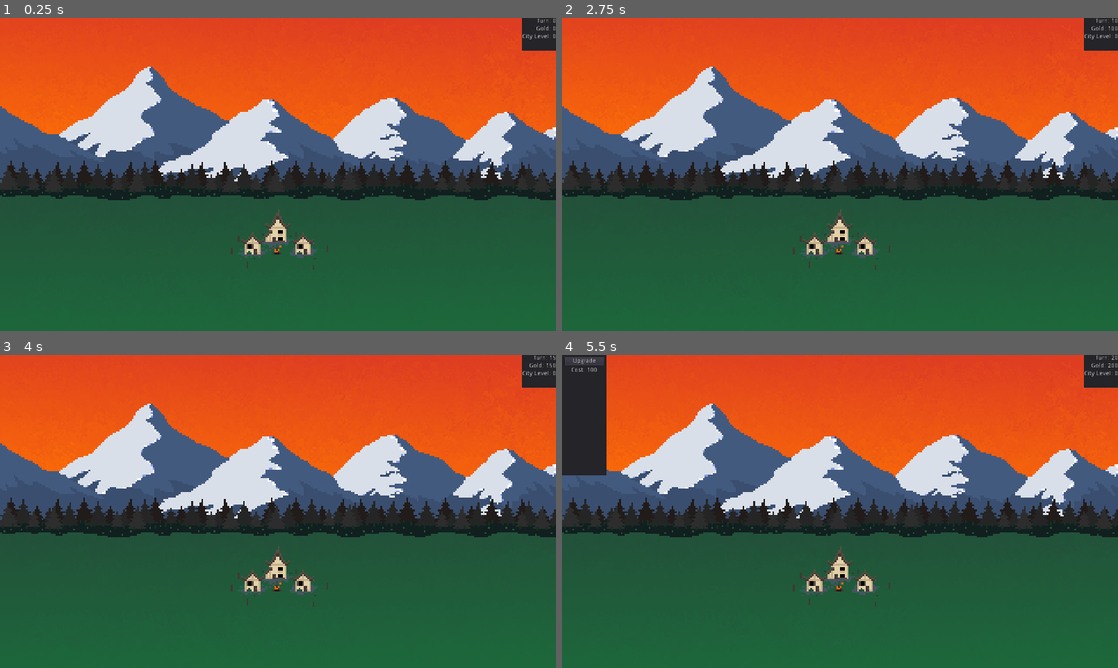
Above: before the commit, frames 1-4 (two rows, left to right).
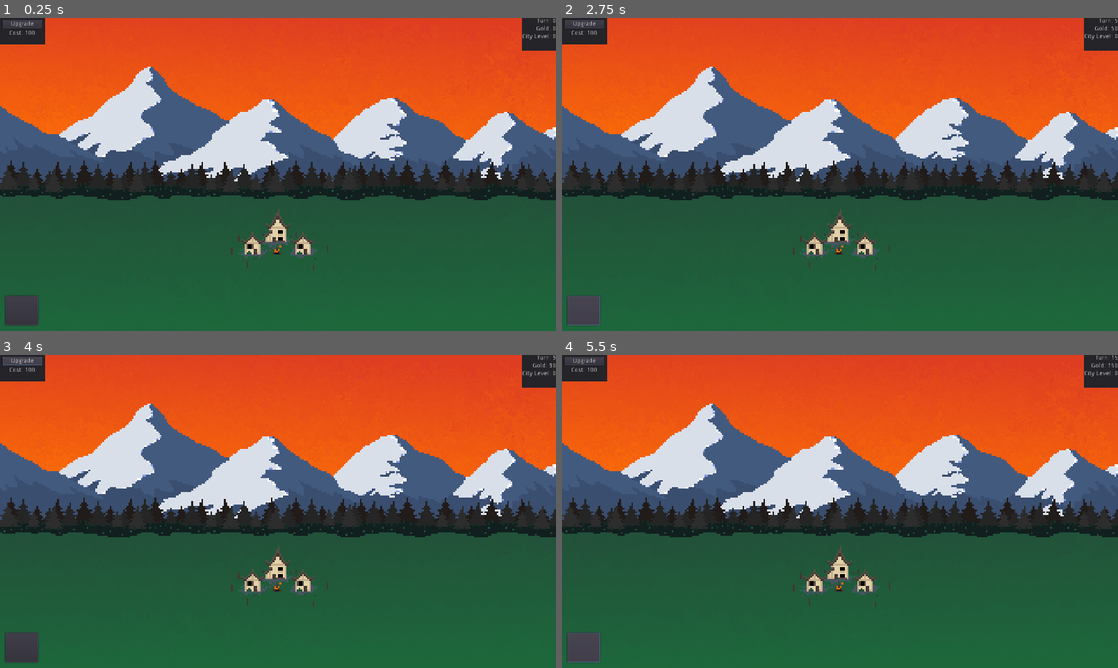
Above: after the commit, the same moments.

Repository: terrainbuilder52/Disaster_Dispatcher
Game: Godot game, scene res://Main_Scene.tscn
Two runs of this game, one before a commit and one after it. Both use one fixed random seed, a clock stepped at 60 frames per second and the inputs below.
Inputs (mouse positions are in pixels of both pictures, inside the frame that each line leads up to):
- Up to frame 1 (0.25 s): no input
- Up to frame 2 (2.75 s): click (584, 24) at 0.5 s, where only the run after the commit has a clickable "Upgrade"; click (584, 309) at 1.27 s; click (584, 309) at 2.02 s
- Up to frame 3 (4 s): click (22, 361) at 2.75 s, where only the run after the commit has a clickable "Upgrade"; click (22, 361) at 3.5 s, where only the run after the commit has a clickable "Upgrade"
- Up to frame 4 (5.5 s): click (584, 646) at 4.27 s; tap Enter (ui_accept) at 5, 5.1, 5.27 s

The runs differ from the first frame. In frame 1, 1.3% of the frame differs, in the area x 0-9%, y 0-99%; in frame 2, 1.3%; in frame 3, 1.3%; in frame 4, 3.0%, in the area x 0-100%, y 0-99%.

Commit message:
Basic Round Processing

Diff:
--- a/Disaster_Dispatcher/City.gd
+++ b/Disaster_Dispatcher/City.gd
@@ -1,6 +1,8 @@
 extends Node2D
 var gold = 0
 var city_level = 0
+var health = 100
+var population = 100
 
 # Called when the node enters the scene tree for the first time.
 func _ready():
@@ -16,10 +18,11 @@
 	main_scene.get_node("WorldUI/StatsLabels/VBoxContainer/GoldLabel").text = "Gold: " + str(gold)
 	main_scene.get_node("WorldUI/StatsLabels/VBoxContainer/CityLevelLabel").text = "City Level: " + str(city_level)
 
+#Passive Gold generation
 func _on_World_turn_passed():
 	gold += 10
 
-
+#When the upgrade city button is pressed, the amount of gold is withdrawn and an upgrade level is added.
 func _on_Button_pressed():
 	if city_level != 3:
 		if gold >= 100:
--- a/Disaster_Dispatcher/Main_Scene.gd
+++ b/Disaster_Dispatcher/Main_Scene.gd
@@ -4,10 +4,8 @@
 var time_passed = 15
 var turn = 0
 signal turn_passed
-# Declare member variables here. Examples:
-# var a = 2
-# var b = "text"
 
+var start_game = false
 
 # Called when the node enters the scene tree for the first time.
 func _ready():
@@ -15,13 +13,19 @@
 
 # Called every frame. 'delta' is the elapsed time since the previous frame.
 func _process(delta):
-	time += 1
-	if time > time_passed:
-		time = 0
-		turn += 1
-		_on_Turn_passed()
+	if start_game:
+		time += 1
+		if time > time_passed:
+			time = 0
+			turn += 1
+			_on_Turn_passed()
 	$WorldUI/StatsLabels/VBoxContainer/TurnLabel.text = "Turn: " + str(turn)
-
+	if turn >= 100:
+		turn = 0
+		start_game = false
 
 func _on_Turn_passed():
 		emit_signal("turn_passed")
+
+func _on_StartGameButton_pressed():
+	start_game = true
--- a/Disaster_Dispatcher/Main_Scene.tscn
+++ b/Disaster_Dispatcher/Main_Scene.tscn
@@ -11,6 +11,7 @@
 script = ExtResource( 4 )
 
 [node name="WorldBackground" parent="." instance=ExtResource( 2 )]
+position = Vector2( 0.663452, -0.663422 )
 
 [node name="City" parent="." instance=ExtResource( 3 )]
 position = Vector2( 640, 512 )
@@ -25,8 +26,9 @@
 }
 
 [node name="ActionMenu" type="Panel" parent="WorldUI"]
-margin_right = 102.0
-margin_bottom = 276.0
+margin_right = 104.0
+margin_bottom = 60.0
+rect_min_size = Vector2( 100, 60 )
 script = ExtResource( 6 )
 __meta__ = {
 "_edit_use_anchors_": false
@@ -45,7 +47,7 @@
 margin_right = 91.0
 margin_bottom = 38.0
 
-[node name="Button" type="Button" parent="WorldUI/ActionMenu/VSplitContainer/VBoxContainer"]
+[node name="UpgradeCityButton" type="Button" parent="WorldUI/ActionMenu/VSplitContainer/VBoxContainer"]
 margin_right = 91.0
 margin_bottom = 20.0
 text = "Upgrade"
@@ -100,5 +102,15 @@
 __meta__ = {
 "_edit_use_anchors_": false
 }
+
+[node name="StartGameButton" type="Button" parent="WorldUI"]
+margin_left = 11.5981
+margin_top = 638.96
+margin_right = 87.5981
+margin_bottom = 706.96
+__meta__ = {
+"_edit_use_anchors_": false
+}
 [connection signal="turn_passed" from="." to="City" method="_on_World_turn_passed"]
-[connection signal="pressed" from="WorldUI/ActionMenu/VSplitContainer/VBoxContainer/Button" to="City" method="_on_Button_pressed"]
+[connection signal="pressed" from="WorldUI/ActionMenu/VSplitContainer/VBoxContainer/UpgradeCityButton" to="City" method="_on_Button_pressed"]
+[connection signal="pressed" from="WorldUI/StartGameButton" to="." method="_on_StartGameButton_pressed"]
--- a/Disaster_Dispatcher/Panel.gd
+++ b/Disaster_Dispatcher/Panel.gd
@@ -4,18 +4,19 @@
 
 # Called when the node enters the scene tree for the first time.
 func _ready():
-	hide()
+	#hide()
+	pass
 
 
 # Called every frame. 'delta' is the elapsed time since the previous frame.
 func _process(delta):
-
-	if Input.is_action_just_pressed("ui_accept"):
-		if is_hidden == true:
-			is_hidden = false
-			print("SHOW")
-			show()
-		else:
-			is_hidden = true
-			print("HIDDEN")
-			hide()
+#	if Input.is_action_just_pressed("ui_accept"):
+#		if is_hidden == true:
+#			is_hidden = false
+#			print("SHOW")
+#			show()
+#		else:
+#			is_hidden = true
+#			print("HIDDEN")
+#			hide()
+	pass
--- a/Disaster_Dispatcher/WorldUI.gd
+++ b/Disaster_Dispatcher/WorldUI.gd
@@ -8,4 +8,4 @@
 func _process(delta):
 	var city_level = get_parent().get_node("City").get("city_level")
 	if city_level == 3:
-		$ActionMenu/VSplitContainer/VBoxContainer/Button.text = "MAXED"
+		$ActionMenu/VSplitContainer/VBoxContainer/UpgradeCityButton.text = "MAXED"
